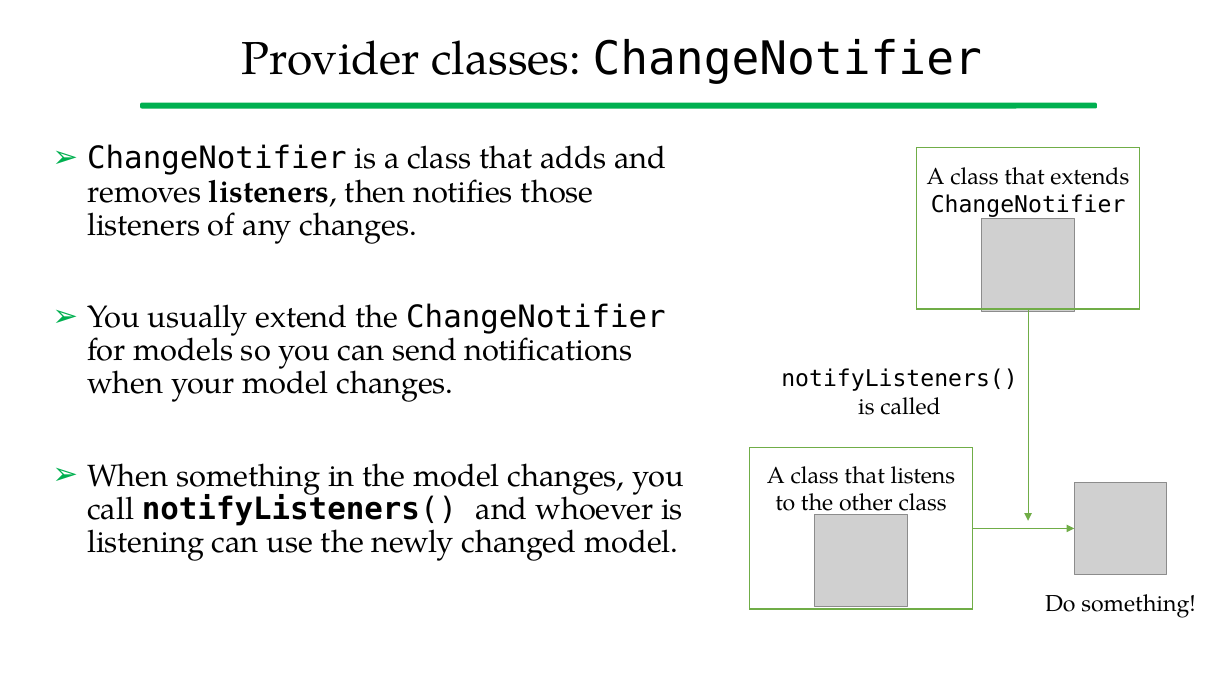
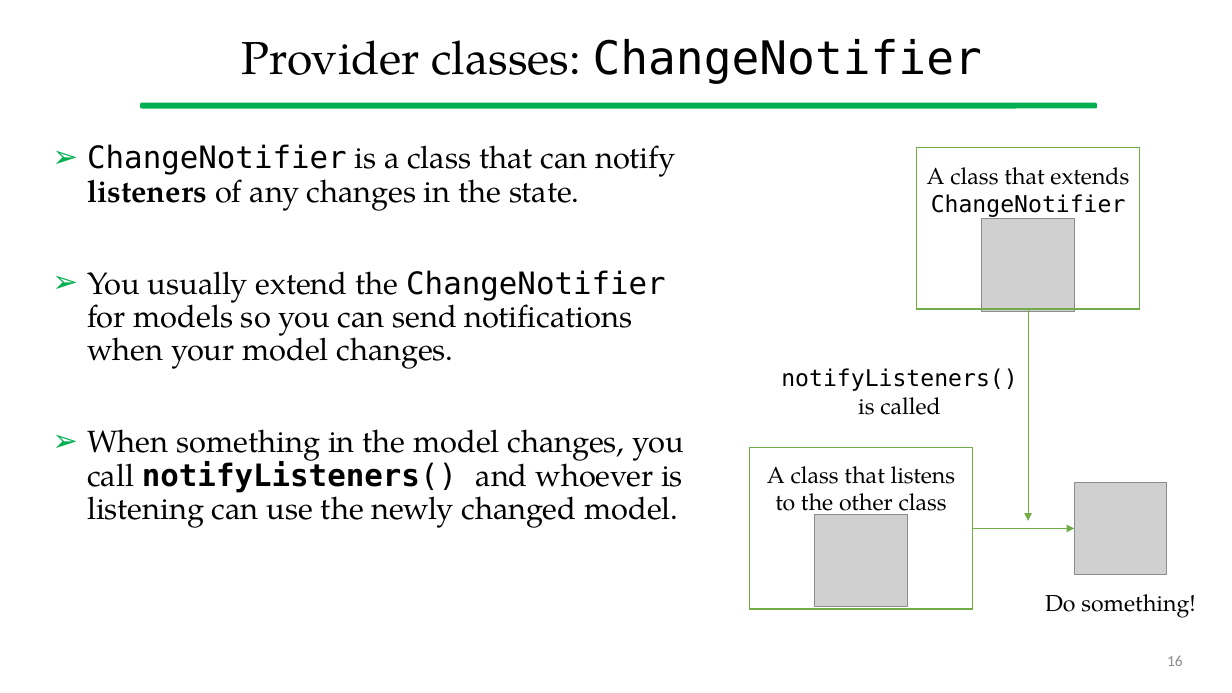
Before and after one commit to gcappon/bwthw, a slide deck: slide 16 of lab_07-state_management/lab_07-state_management.pptx. Drawn at 1232x693 pixels with LibreOffice and Linux fonts; fonts in the diff are those of the drawing; grey boxes stand for pictures. Boxes give left, top, right and bottom in pixels: in the first picture for what was removed or moved away, otherwise in the second. Text is boxed around its words. In the diff, an @@ line names an element or a change of style, - is before the commit and + after.

```diff
--- a/lab_07-state_management/lab_07-state_management.pptx
+++ b/lab_07-state_management/lab_07-state_management.pptx
@@ text at [87, 144, 676, 211]: text changed @@
-➢ ChangeNotifier is a class that adds and removes listeners, then notifies those listeners of any changes.
+➢ ChangeNotifier is a class that can notify listeners of any changes in the state.
@@ page number added at [1167, 656, 1183, 666], 12 pt, text #8C8C8C @@
+16
```
Also in this commit, not shown: 35 other slides changed, 3 other files.
